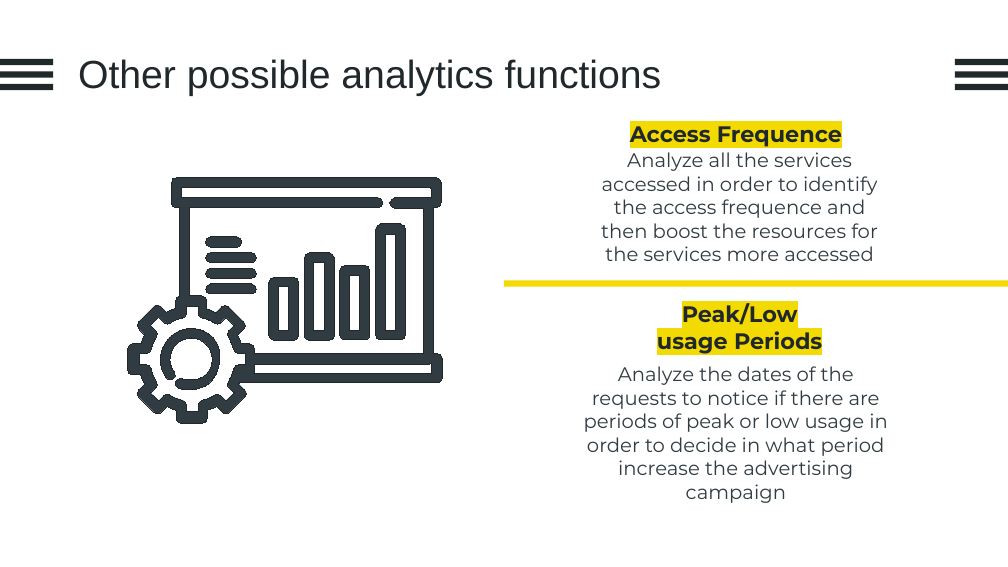
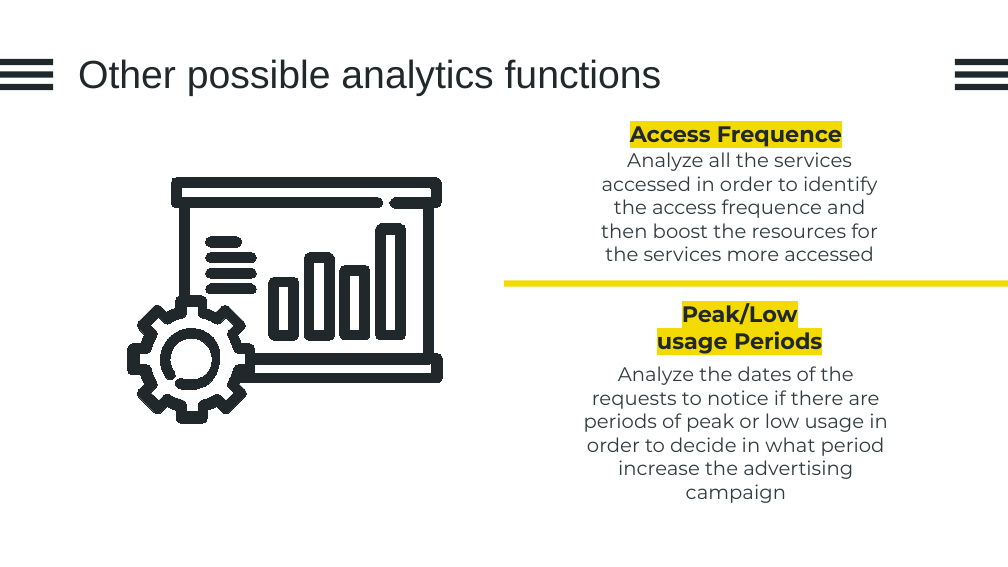
Before and after one commit to nicolaDeCristofaro/Serverless_Project, a slide deck: slide 33 of presentation/Hotel_Service_Management_presentation.pptx. Drawn at 1008x567 pixels with LibreOffice and Linux fonts; fonts in the diff are those of the drawing. Boxes give left, top, right and bottom in pixels: in the first picture for what was removed or moved away, otherwise in the second. Text is boxed around its words. In the diff, an @@ line names an element or a change of style, - is before the commit and + after.

```diff
--- a/presentation/Hotel_Service_Management_presentation.pptx
+++ b/presentation/Hotel_Service_Management_presentation.pptx
@@ fill #313C42 to #20282C in 10 elements at bbox=[128, 177, 443, 423], bbox=[269, 277, 299, 341], bbox=[304, 253, 335, 341], bbox=[340, 265, 370, 340], bbox=[376, 224, 406, 340], bbox=[206, 237, 242, 247], bbox=[206, 253, 256, 263], bbox=[206, 268, 256, 278], bbox=[206, 284, 256, 294], bbox=[160, 329, 223, 390] @@
```
Also in this commit, not shown: 2 other slides changed, 1 other file.
